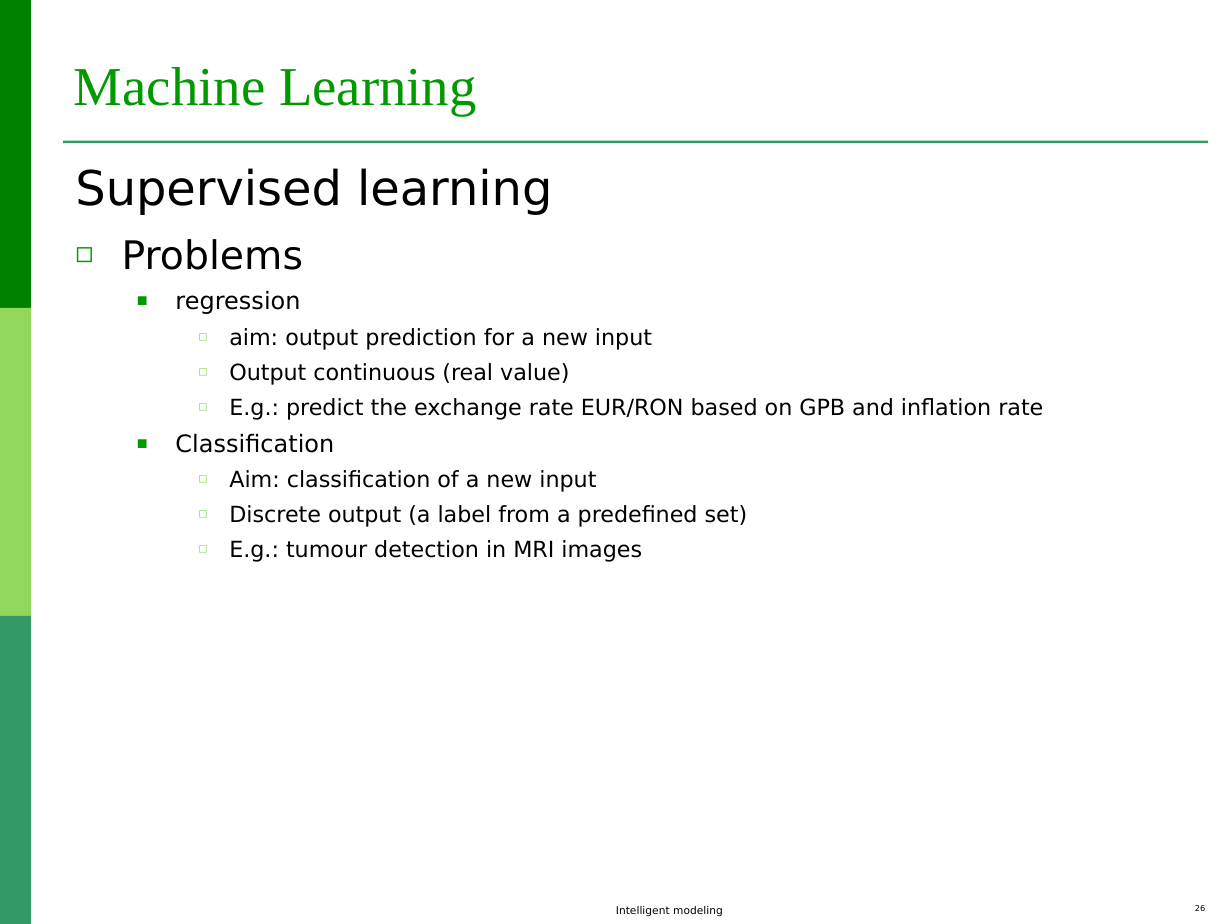
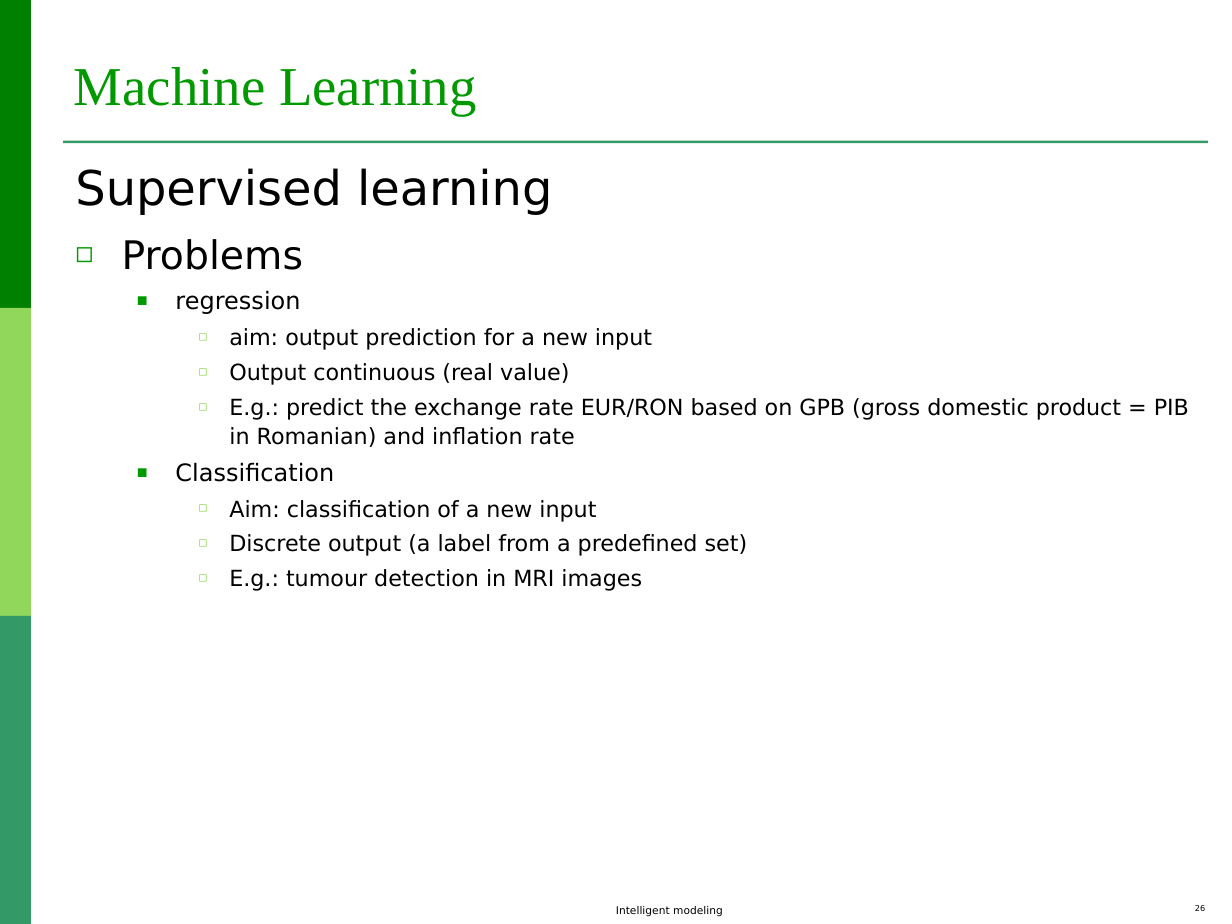
Before and after one commit to lauradiosan/DS-UBB, a slide deck: slide 26 of 2024-2025/lectures/ML_intro.ppt. Drawn at 1232x924 pixels with LibreOffice and Linux fonts; fonts in the diff are those of the drawing. Boxes give left, top, right and bottom in pixels: in the first picture for what was removed or moved away, otherwise in the second. Text is boxed around its words. In the diff, an @@ line names an element or a change of style, - is before the commit and + after.

```diff
--- a/2024-2025/lectures/ML_intro.ppt
+++ b/2024-2025/lectures/ML_intro.ppt
@@ text at (229,398,1189,447): text changed @@
-    ◻ E.g.: predict the exchange rate EUR/RON based on GPB and inflation rate
+    ◻ E.g.: predict the exchange rate EUR/RON based on GPB (gross domestic product = PIB in Romanian) and inflation rate
```
Also in this commit, not shown: 7 other slides changed, 11 other files.
